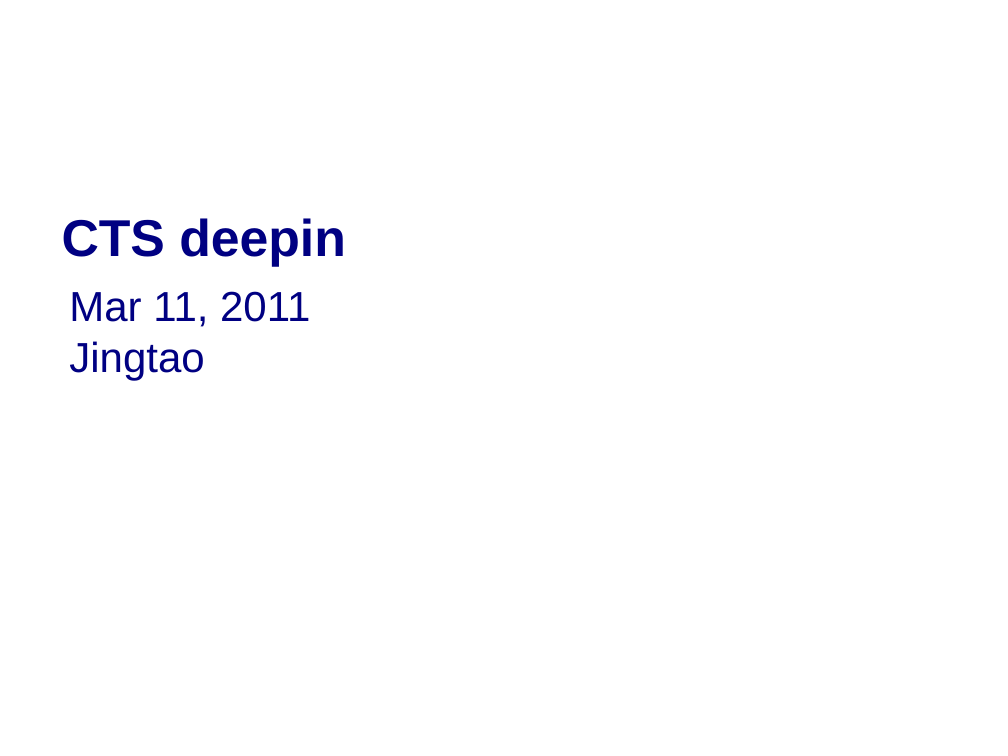
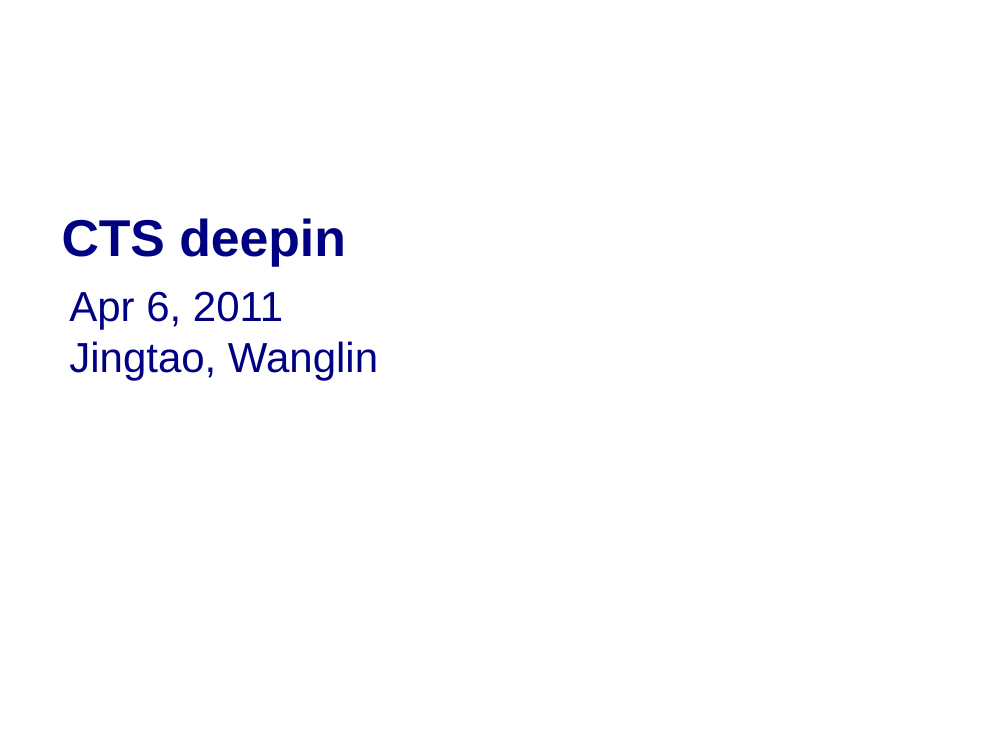
Before and after one commit to widerules/system-information, a slide deck: slide 1 of cts/CTS-deepin.ppt. Drawn at 1008x756 pixels with LibreOffice and Linux fonts; fonts in the diff are those of the drawing; background and template pictures are left out. Boxes give left, top, right and bottom in pixels: in the first picture for what was removed or moved away, otherwise in the second. Text is boxed around its words. In the diff, an @@ line names an element or a change of style, - is before the commit and + after.

Commit message:
jingtao: update slides

```diff
--- a/cts/CTS-deepin.ppt
+++ b/cts/CTS-deepin.ppt
@@ text at box(69, 291, 378, 380): text changed @@
-Mar 11, 2011
-Jingtao
+Apr 6, 2011
+Jingtao, Wanglin
```
Also in this commit, not shown: 4 other slides changed, 1 slide added, 1 other file.
